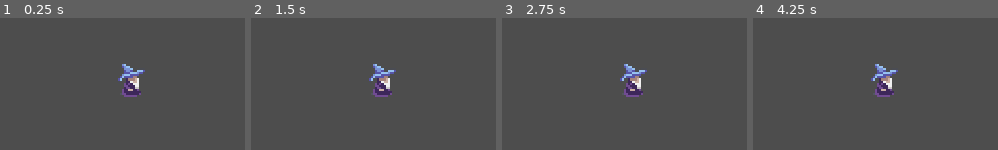
Above: before the commit, frames 1-4 (left to right).
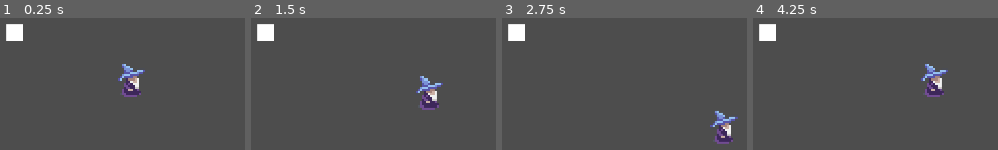
Above: after the commit, the same moments.

Repository: TraySimpson/WizardSurvivors
Game: Godot game, scene res://main.tscn
Two runs of this game, one before a commit and one after it. Both use one fixed random seed, a clock stepped at 60 frames per second and the inputs below.
Inputs:
- Up to frame 1 (0.25 s): no input
- Up to frame 2 (1.5 s): tap Enter at 0.5 s; hold D (move_right, bound only after the commit) 0.53-1.28 s; hold S (move_down, bound only after the commit) from 1.28 s (still down)
- Up to frame 3 (2.75 s): release S (move_down, bound only after the commit) at 2.03 s; hold D (move_right, bound only after the commit) from 2.03 s (still down)
- Up to frame 4 (4.25 s): release D (move_right, bound only after the commit) at 2.78 s; hold W (move_up, bound only after the commit) 2.78-3.53 s; hold A (move_left, bound only after the commit) from 3.53 s (still down)

The runs differ from the first frame. In frame 1, 0.9% of the frame differs, in the area x 2-10%, y 4-18%; in frame 2, 3.9%, in the area x 2-79%, y 4-70%; in frame 3, 3.8%; in frame 4, 3.9%.

Commit message:
Feat: Add basic player movement

Diff:
--- a/main.tscn
+++ b/main.tscn
@@ -4,5 +4,12 @@
 
 [node name="Main" type="Node"]
 
+[node name="ColorRect" type="ColorRect" parent="."]
+offset_left = 657.0
+offset_top = 405.0
+offset_right = 697.0
+offset_bottom = 445.0
+
 [node name="Player" parent="." instance=ExtResource("1_8p14u")]
 position = Vector2(960, 540)
+player_speed = 150
--- a/player.tscn
+++ b/player.tscn
@@ -1,5 +1,6 @@
-[gd_scene load_steps=6 format=3 uid="uid://cehhat6c7ev31"]
+[gd_scene load_steps=7 format=3 uid="uid://cehhat6c7ev31"]
 
+[ext_resource type="Script" path="res://scripts/player.gd" id="1_7gwym"]
 [ext_resource type="Texture2D" uid="uid://xhvl2px57hx0" path="res://graphics/Wizard.png" id="1_tvxa1"]
 
 [sub_resource type="AtlasTexture" id="AtlasTexture_wxt5e"]
@@ -28,7 +29,8 @@
 radius = 15.0
 height = 48.0
 
-[node name="Player" type="CharacterBody2D"]
+[node name="Player" type="Area2D"]
+script = ExtResource("1_7gwym")
 
 [node name="AnimatedSprite2D" type="AnimatedSprite2D" parent="."]
 scale = Vector2(5, 5)
--- a/project.godot
+++ b/project.godot
@@ -20,6 +20,29 @@
 window/size/viewport_width=1920
 window/size/viewport_height=1080
 
+[input]
+
+move_up={
+"deadzone": 0.5,
+"events": [Object(InputEventKey,"resource_local_to_scene":false,"resource_name":"","device":-1,"window_id":0,"alt_pressed":false,"shift_pressed":false,"ctrl_pressed":false,"meta_pressed":false,"pressed":false,"keycode":0,"physical_keycode":87,"key_label":0,"unicode":119,"echo":false,"script":null)
+]
+}
+move_down={
+"deadzone": 0.5,
+"events": [Object(InputEventKey,"resource_local_to_scene":false,"resource_name":"","device":-1,"window_id":0,"alt_pressed":false,"shift_pressed":false,"ctrl_pressed":false,"meta_pressed":false,"pressed":false,"keycode":0,"physical_keycode":83,"key_label":0,"unicode":115,"echo":false,"script":null)
+]
+}
+move_left={
+"deadzone": 0.5,
+"events": [Object(InputEventKey,"resource_local_to_scene":false,"resource_name":"","device":-1,"window_id":0,"alt_pressed":false,"shift_pressed":false,"ctrl_pressed":false,"meta_pressed":false,"pressed":false,"keycode":0,"physical_keycode":65,"key_label":0,"unicode":97,"echo":false,"script":null)
+]
+}
+move_right={
+"deadzone": 0.5,
+"events": [Object(InputEventKey,"resource_local_to_scene":false,"resource_name":"","device":-1,"window_id":0,"alt_pressed":false,"shift_pressed":false,"ctrl_pressed":false,"meta_pressed":false,"pressed":false,"keycode":0,"physical_keycode":68,"key_label":0,"unicode":100,"echo":false,"script":null)
+]
+}
+
 [rendering]
 
 textures/canvas_textures/default_texture_filter=0
--- /dev/null
+++ b/scripts/player.gd
@@ -0,0 +1,15 @@
+extends Area2D
+
+
+@export var player_speed: int = 1
+
+
+
+func _physics_process(delta):
+
+	var velocity = Vector2(
+		int(Input.is_action_pressed("move_right")) - int(Input.is_action_pressed("move_left")),
+		int(Input.is_action_pressed("move_down")) - int(Input.is_action_pressed("move_up"))
+	).normalized() * (player_speed * delta)
+
+	position += velocity
Not shown, changed: .gitignore
